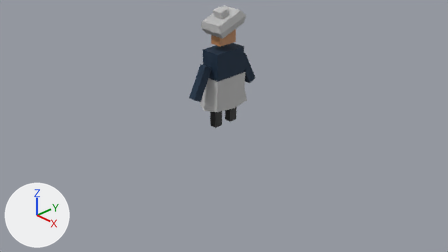
The Blender file Assets/Models/shepherd.blend, before and after one commit.
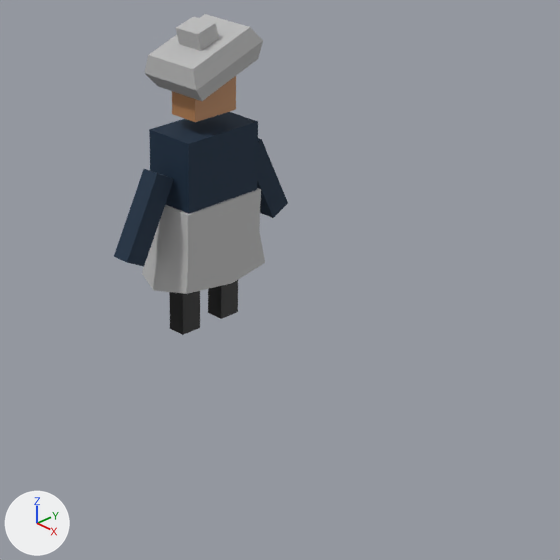
Old and new are each drawn from the file's camera 'Camera' and again close up on the part from 32% to 80% of the width and 0% to 85% of the height. Arrows for +X, +Y and +Z are at lower left; the lights stay in place.

The first close-up shows 'Arm L', 'Arm R', 'Beret', 'Head', 'Kilt', 'Leg L', 'Leg R', 'Torso'.
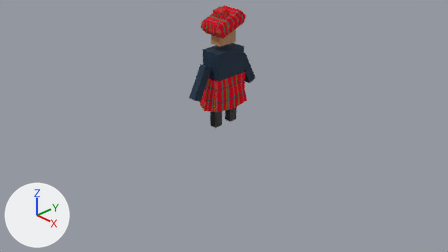
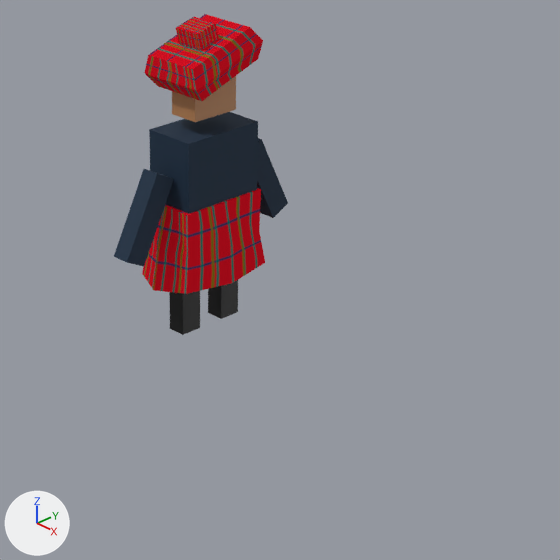
Changed parts and their boxes [x1, y1, x2, y2] in the close-ups (560 x 560 px):
'Kilt', surface changed (grey to red)
    both: [142, 188, 265, 294]
'Beret', surface changed (grey to red)
    both: [144, 14, 263, 101]

Patch to the scene script:
```diff
--- a/Assets/Models/shepherd.blend.py
+++ b/Assets/Models/shepherd.blend.py
@@ img_shepherd_plaid_texture @@
+img_shepherd_plaid_texture = load_image('shepherd-plaid-texture', '../Textures/shepherd-plaid-texture.png', 1024, 1024, 'sRGB')
@@ mat_plaid @@
 n1 = _N.new('ShaderNodeBsdfPrincipled'); n1.name = 'Principled BSDF'
 n1.subsurface_method = 'RANDOM_WALK_SKIN'
-n1.inputs[0].default_value = (0.5, 0.5, 0.5, 1.0)  # 'Base Color', grey #bcbcbc
 n1.inputs[2].default_value = 0.742  # 'Roughness'
 n1.inputs[13].default_value = 0.0  # 'Specular IOR Level'
+n1.inputs[28].default_value = 0.25  # 'Emission Strength'
+n2 = _N.new('ShaderNodeTexImage'); n2.name = 'Image Texture'
+n2.image = img_shepherd_plaid_texture
 _L.new(n1.outputs[0], n0.inputs[0])  # 'BSDF' to 'Surface'
+_L.new(n2.outputs[0], n1.inputs[0])  # 'Color' to 'Base Color'
+_L.new(n2.outputs[0], n1.inputs[27])  # 'Color' to 'Emission Color'
```
